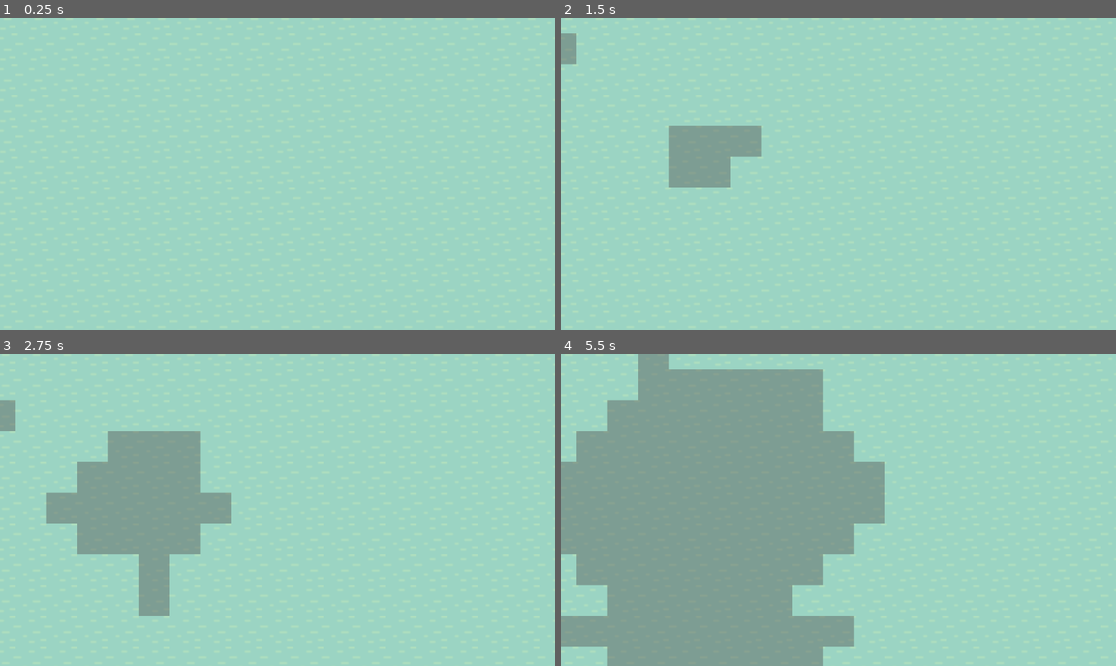
Above: before the commit, frames 1-4 (two rows, left to right).
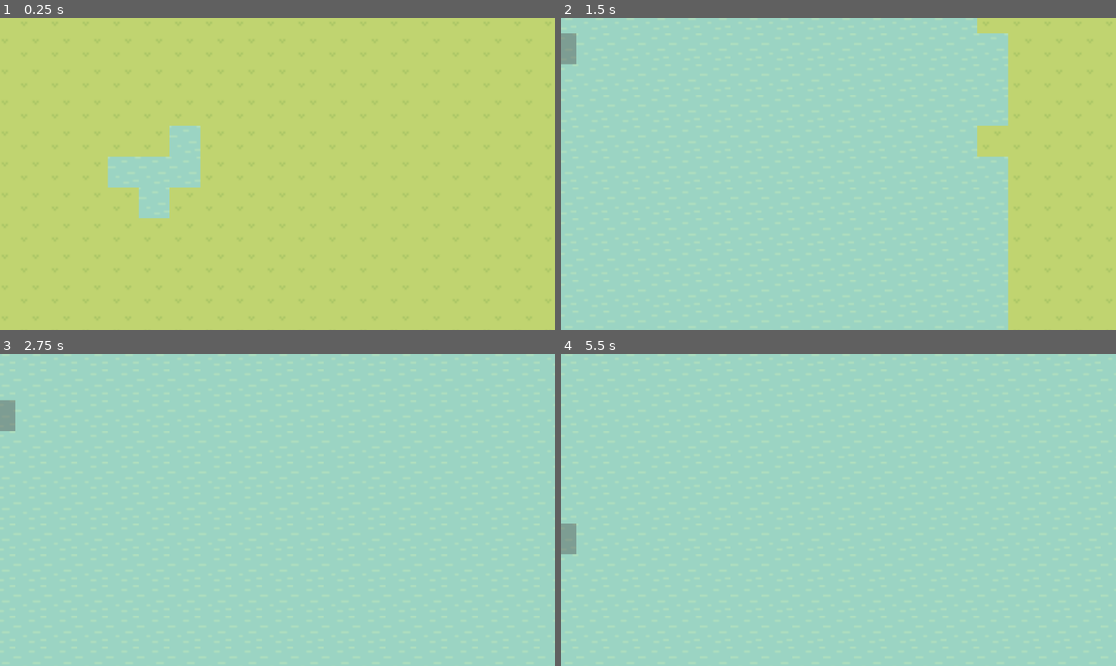
Above: after the commit, the same moments.

Repository: Wildcard209/threethingsgames-j-
Game: Godot game, scene res://Scenes/Main.tscn
Two runs of this game, one before a commit and one after it. Both use one fixed random seed, a clock stepped at 60 frames per second and the inputs below.
Inputs (mouse positions are in pixels of both pictures, inside the frame that each line leads up to):
- Up to frame 1 (0.25 s): no input
- Up to frame 2 (1.5 s): move the mouse to (561, 18) at 0.52 s; click (561, 18) at 0.6 s; move the mouse to (561, 49) at 1.27 s; click (561, 49) at 1.35 s
- Up to frame 3 (2.75 s): move the mouse to (0, 416) at 2.02 s; click (0, 416) at 2.1 s
- Up to frame 4 (5.5 s): move the mouse to (561, 447) at 2.77 s; click (561, 447) at 2.85 s; move the mouse to (561, 478) at 3.52 s; click (561, 478) at 3.6 s; move the mouse to (561, 506) at 4.27 s; click (561, 506) at 4.35 s; move the mouse to (561, 538) at 5.02 s; click (561, 538) at 5.1 s

The runs differ from the first frame. In frame 1, 97% of the frame differs, in the area x 0-100%, y 0-100%; in frame 2, 23%; in frame 3, 10%; in frame 4, 44%.

Commit message:
added stuff

Diff:
--- a/Src/map.gd
+++ b/Src/map.gd
@@ -5,17 +5,22 @@
 var TILE_HORIZ_SIZE : int = 64
 var TILE_VERT_SIZE : int = 64
 var rng = RandomNumberGenerator.new()
-var min_health = 10
-var max_health = 100
+var min_health = 5
+var max_health = 20
 var grid = []
+
+var TIMER_MAX :int = 0.1
+var timer
+
 # Called when the node enters the scene tree for the first time.
 func _ready():
+	timer = TIMER_MAX
 	for i in GRID_HORIZ_SIZE:
 		grid.append([])
 		for j in GRID_VERT_SIZE:
 			var t = preload("res://Src/tile/tile.tscn").instantiate()
 			t.transform = Transform2D(0.0,Vector2(i*TILE_HORIZ_SIZE,j*TILE_VERT_SIZE))
-			t.hp = rng.randi_range(min_health,max_health)
+			t.max_hp = rng.randi_range(min_health,max_health)
 			add_child(t)
 			grid[i].append(t)
 	var y = grid[5][5] as tile
@@ -23,12 +28,29 @@
 
 # Called every frame. 'delta' is the elapsed time since the previous frame.
 func _process(delta):
-	for i in GRID_HORIZ_SIZE:
-		for j in GRID_VERT_SIZE:
-			var x =grid[i][j] as tile
-			var a = clamp(i+1,0,GRID_HORIZ_SIZE-1)
-			var b = clamp(i-1,0,GRID_HORIZ_SIZE-1)
-			var c = clamp(j+1,0,GRID_VERT_SIZE-1)
-			var d = clamp(j-1,0,GRID_VERT_SIZE-1)
-			if grid[a][j].isWater() or grid[b][j].isWater() or grid[i][c].isWater() or grid[i][d].isWater():
-				x.erode(delta)
+	timer = timer - delta
+	print(timer)
+	if timer <= 0:
+		timer = TIMER_MAX
+		for i in GRID_HORIZ_SIZE:
+			for j in GRID_VERT_SIZE:
+				var x =grid[i][j] as tile
+				var water = findSurroundingWater(i,j)
+				if  water>0:
+					x.erode(water,delta)
+
+func findSurroundingWater(x,y):
+	var a = clamp(x+1,0,GRID_HORIZ_SIZE-1)
+	var b = clamp(x-1,0,GRID_HORIZ_SIZE-1)
+	var c = clamp(y+1,0,GRID_VERT_SIZE-1)
+	var d = clamp(y-1,0,GRID_VERT_SIZE-1)
+	var out = 0
+	if grid[a][y].isWater():
+		out+=1
+	if grid[b][y].isWater():
+		out +=1
+	if grid[x][c].isWater():
+		out+=1
+	if grid[x][d].isWater():
+		out+=1
+	return out
--- a/Src/tile/tile.gd
+++ b/Src/tile/tile.gd
@@ -1,13 +1,14 @@
 class_name tile extends Node2D
 
+var max_hp :int = 100
 var hp : int = 100
 var buildState : eBuildState = eBuildState.none
-var collider = null
 var hovered = false
 
 
 func _ready():
 	var anim = $AnimatedSprite2D
+	hp = max_hp
 	anim.play()
 
 func _on_area_2d_area_entered(area):
@@ -27,7 +28,9 @@
 func _input(event):
 	if hovered:
 		if Input.is_action_just_pressed("test"):
-			pass
+			hp = 500
+			buildState = eBuildState.none
+			changeAnimState()
 
 func isWater():
 	if buildState == eBuildState.dead:
@@ -35,15 +38,21 @@
 	else:
 		return false
 
-func erode(delta):
-	hp = hp-1
+func erode(water,delta):
+	hp = hp-water
 	checkDead()
+	changeAnimState()
 
 func checkDead():
 	if hp <=0:
 		buildState = eBuildState.dead
-		$ColorRect.visible=true
 
+func changeAnimState():
+	if buildState == eBuildState.dead:
+		$Sprite2D.visible=false
+		$Sprite2D2.visible=false
+	if buildState == eBuildState.none:
+		$Sprite2D.visible = true
 
 enum eBuildState{
 	none,
--- a/Src/tile/tile.tscn
+++ b/Src/tile/tile.tscn
@@ -1,10 +1,12 @@
-[gd_scene load_steps=9 format=3 uid="uid://ddmu8r2tftem8"]
+[gd_scene load_steps=11 format=3 uid="uid://ddmu8r2tftem8"]
 
 [ext_resource type="Script" path="res://Src/tile/tile.gd" id="1_6tkqd"]
 [ext_resource type="Texture2D" uid="uid://xvr6t6gvi88o" path="res://Assets/Water_1.png" id="2_ydxvm"]
 [ext_resource type="Texture2D" uid="uid://byhvyat3fpubo" path="res://Assets/Water_2.png" id="3_a5u6v"]
 [ext_resource type="Texture2D" uid="uid://10slu3mf2k80" path="res://Assets/Water_3.png" id="4_vx18o"]
 [ext_resource type="Texture2D" uid="uid://dl3cr1gxwhmfp" path="res://Assets/Water_4.png" id="5_r0px1"]
+[ext_resource type="Texture2D" uid="uid://bov8mv536r7eg" path="res://Assets/Grass_Inside_7.png" id="6_b0b5h"]
+[ext_resource type="Texture2D" uid="uid://clh2s3gedhe42" path="res://Assets/Grass_Inside_2.png" id="7_sa74o"]
 
 [sub_resource type="SpriteFrames" id="SpriteFrames_aoos4"]
 animations = [{
@@ -37,7 +39,7 @@
 [node name="AnimatedSprite2D" type="AnimatedSprite2D" parent="."]
 scale = Vector2(4, 4)
 sprite_frames = SubResource("SpriteFrames_aoos4")
-frame_progress = 0.204156
+frame_progress = 0.360091
 
 [node name="Area2D" type="Area2D" parent="AnimatedSprite2D"]
 position = Vector2(3.04646e-07, 3.04646e-07)
@@ -48,6 +50,14 @@
 position = Vector2(-2.71481e-07, 2.73343e-07)
 scale = Vector2(0.141, 0.141)
 shape = SubResource("RectangleShape2D_iwkfn")
+
+[node name="Sprite2D" type="Sprite2D" parent="."]
+scale = Vector2(4, 4)
+texture = ExtResource("6_b0b5h")
+
+[node name="Sprite2D2" type="Sprite2D" parent="."]
+scale = Vector2(4, 4)
+texture = ExtResource("7_sa74o")
 
 [node name="ColorRect" type="ColorRect" parent="."]
 visible = false
Not shown, added: Scenes/Mai9.tmp
Not shown, added: Scenes/MaiCF9.tmp
